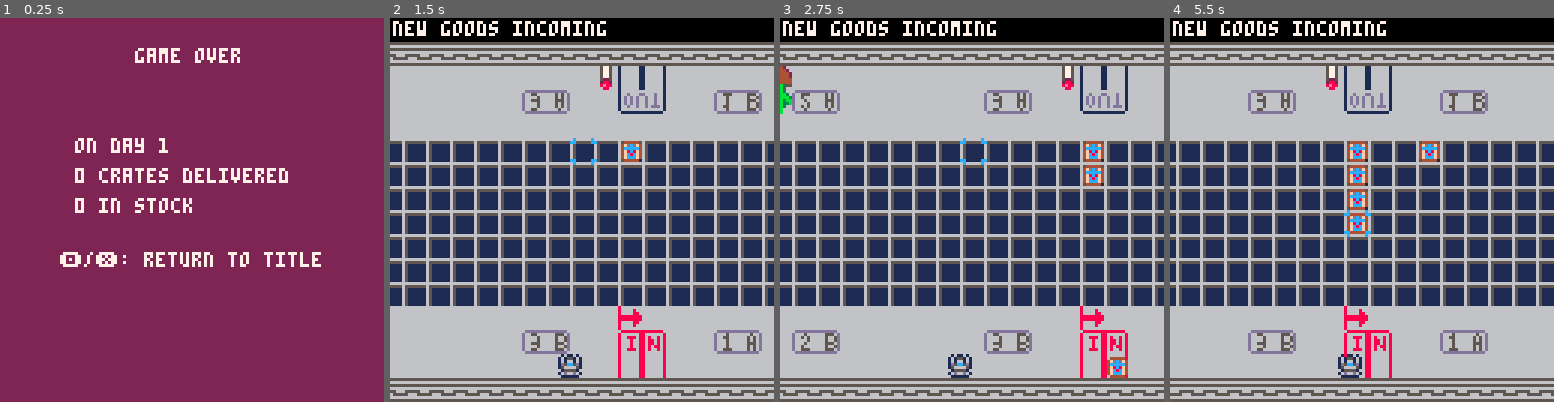
Above: before the commit, frames 1-4 (left to right).
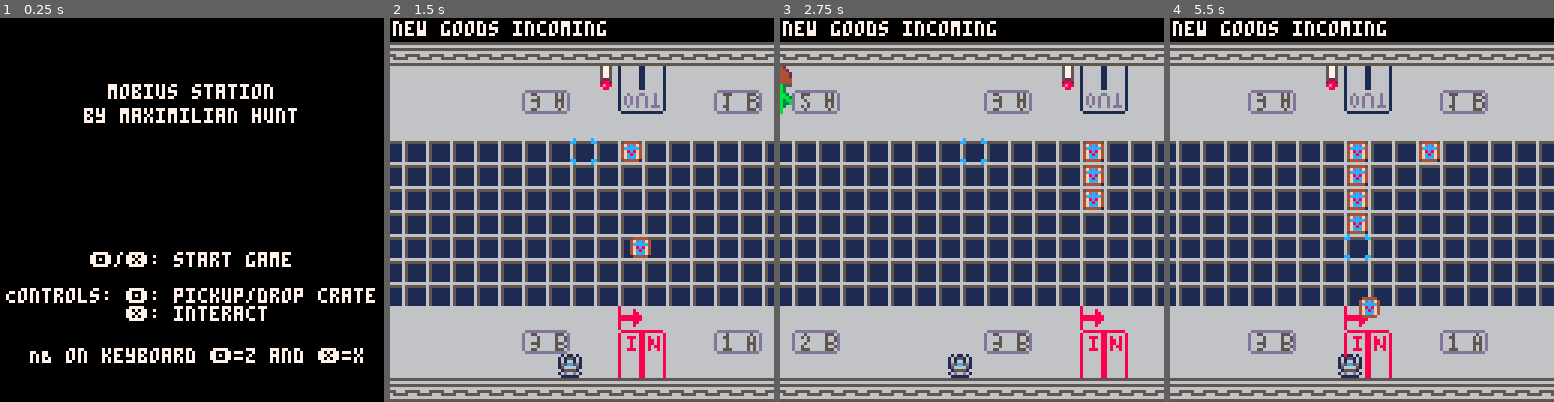
Above: after the commit, the same moments.

Repository: m-r-hunt/Pico-8-Carts
Game: PICO-8 cartridge mobius.p8
Same seed, same stepped clock (60 frames per second), same inputs: the game is played once before the commit and once after it.
Inputs:
- Up to frame 1 (0.25 s): no input
- Up to frame 2 (1.5 s): tap O (Z key) at 0.33, 0.7, 1.43 s; tap X (X key) at 1.07 s
- Up to frame 3 (2.75 s): hold Left 1.97-2.37 s; tap X (X key) at 2.07, 2.4, 2.73 s; tap O (Z key) at 2.22 s; hold Down from 2.42 s (still down)
- Up to frame 4 (5.5 s): release Down at 2.82 s; hold Right 2.87-3.53 s; tap X (X key) every 0.33 s from 3.07 to 5.4 s; tap O (Z key) at 3.1, 3.98, 4.87 s; hold Up 3.58-4.08 s; hold Right 4.13-4.53 s; hold Down 4.58-5.08 s; hold Left from 5.13 s (still down)

The runs differ from the first frame. In frame 1, 100% of the frame differs, in the area x 0-100%, y 0-100%; in frame 2, 0.3%; in frame 3, 0.5%; in frame 4, 0.4%.

Commit message:
Remove debug transition

Diff:
--- a/mobius.p8
+++ b/mobius.p8
@@ -625,7 +625,6 @@
 function _init()
 	new_game()
 	transition("title")
-	transition("gameover")
 end
 
 function _update60()
